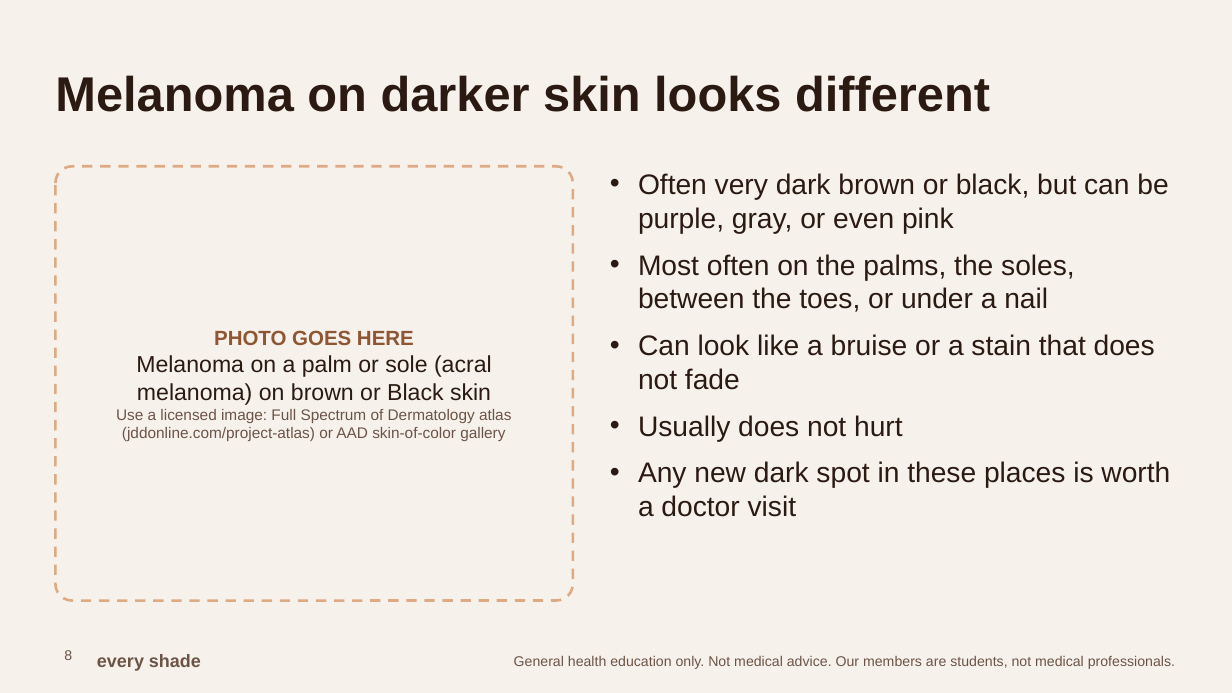
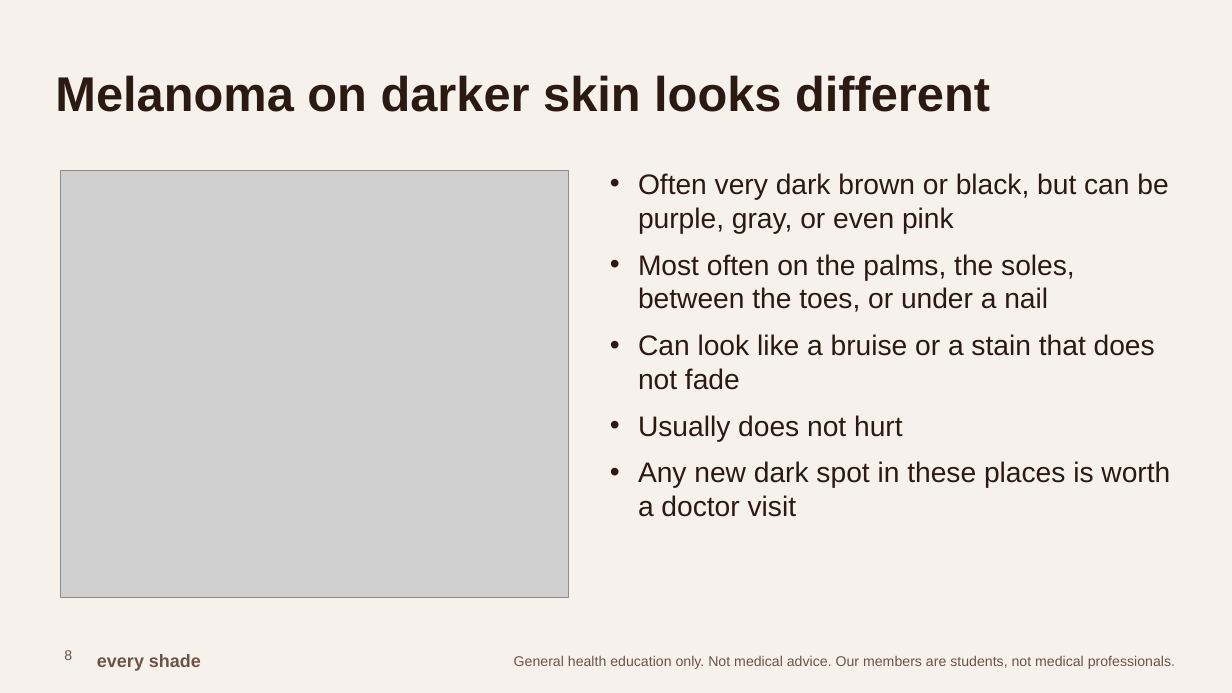
Before and after one commit to ZainJaffar06/everyshade, a slide deck: slide 8 of talk-kit/slides/Every-Shade-Senior-Talk-2026-11-20.pptx. Drawn at 1232x693 pixels with LibreOffice and Linux fonts; fonts in the diff are those of the drawing; grey boxes stand for pictures. Boxes give left, top, right and bottom in pixels: in the first picture for what was removed or moved away, otherwise in the second. Text is boxed around its words. In the diff, an @@ line names an element or a change of style, - is before the commit and + after.

```diff
--- a/talk-kit/slides/Every-Shade-Senior-Talk-2026-11-20.pptx
+++ b/talk-kit/slides/Every-Shade-Senior-Talk-2026-11-20.pptx
@@ rounded rectangle at [55,166,573,601]: outline #DDAA84 2 pt dashed to #F7F1EC 1 pt @@
@@ picture added at [60,171,568,598] @@
@@ text removed at [116,330,511,441] @@
-PHOTO GOES HERE
-Melanoma on a palm or sole (acral melanoma) on brown or Black skin
-Use a licensed image: Full Spectrum of Dermatology atlas (jddonline.com/project-atlas) or AAD skin-of-color gallery
```
Also in this commit, not shown: 10 other slides changed, 17 other files.
